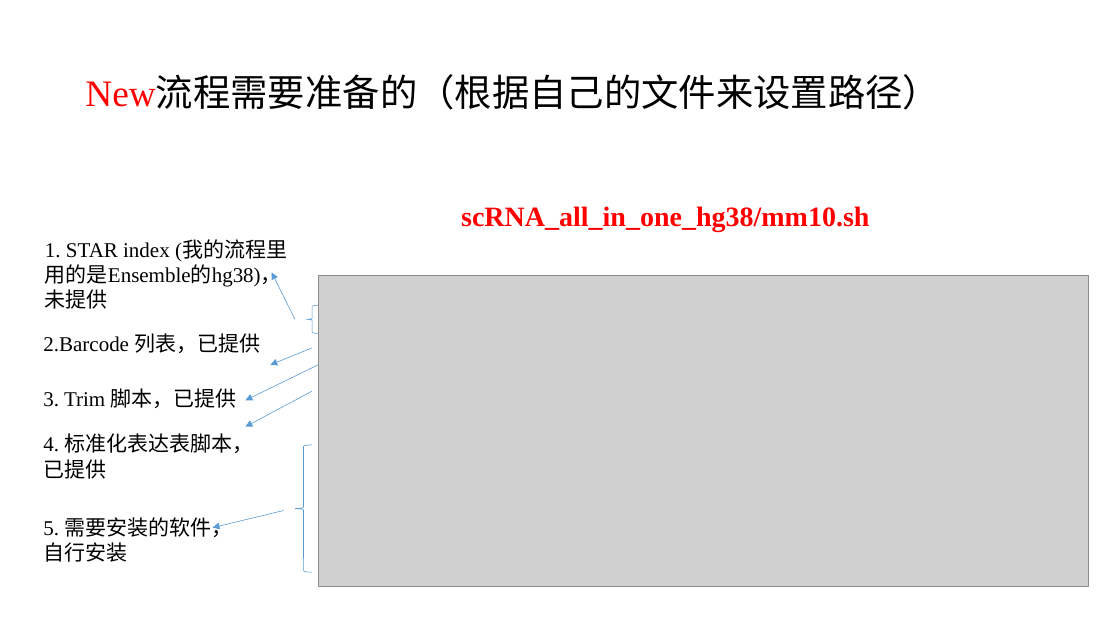
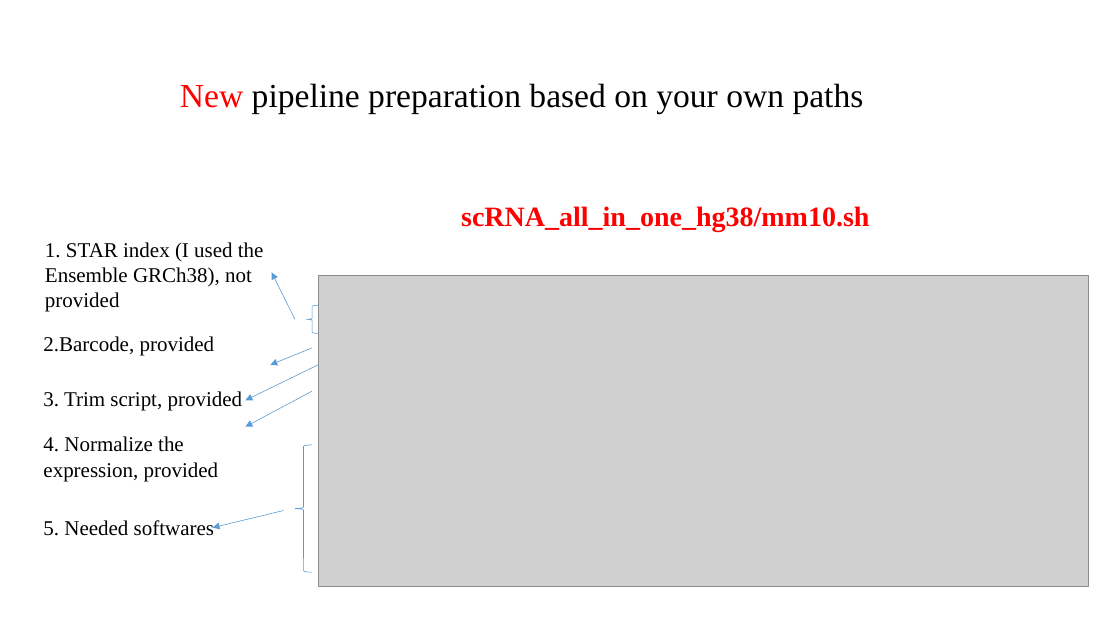
Before and after one commit to zorrodong/HECA, a slide deck: slide 2 of scRNA-seq_pipeline_hg38/Single-cell_RNA-seq_pipeline.pptx. Drawn at 1120x630 pixels with LibreOffice and Linux fonts; fonts in the diff are those of the drawing; grey boxes stand for pictures. Boxes give left, top, right and bottom in pixels: in the first picture for what was removed or moved away, otherwise in the second. Text is boxed around its words. In the diff, an @@ line names an element or a change of style, - is before the commit and + after.

```diff
--- a/scRNA-seq_pipeline_hg38/Single-cell_RNA-seq_pipeline.pptx
+++ b/scRNA-seq_pipeline_hg38/Single-cell_RNA-seq_pipeline.pptx
@@ title at (180, 83, 864, 114): text changed; size 32 to 28.8 pt @@
-New流程需要准备的（根据自己的文件来设置路径）
+New pipeline preparation based on your own paths
@@ text at (45, 242, 264, 312): text changed @@
-1. STAR index (我的流程里用的是Ensemble的hg38)，未提供
+1. STAR index (I used the Ensemble GRCh38), not provided
@@ text at (43, 336, 215, 356): text changed @@
-2.Barcode 列表，已提供
+2.Barcode, provided
@@ text at (43, 391, 243, 411): text changed @@
-3. Trim 脚本，已提供
+3. Trim script, provided
@@ text at (43, 436, 219, 481): text changed @@
-4. 标准化表达表脚本，已提供
+4. Normalize the expression, provided
@@ text at (43, 520, 214, 536): text changed @@
-5. 需要安装的软件，自行安装
+5. Needed softwares
```
Also in this commit, not shown: 5 other slides changed, 2 slides added, 2 slides removed.
